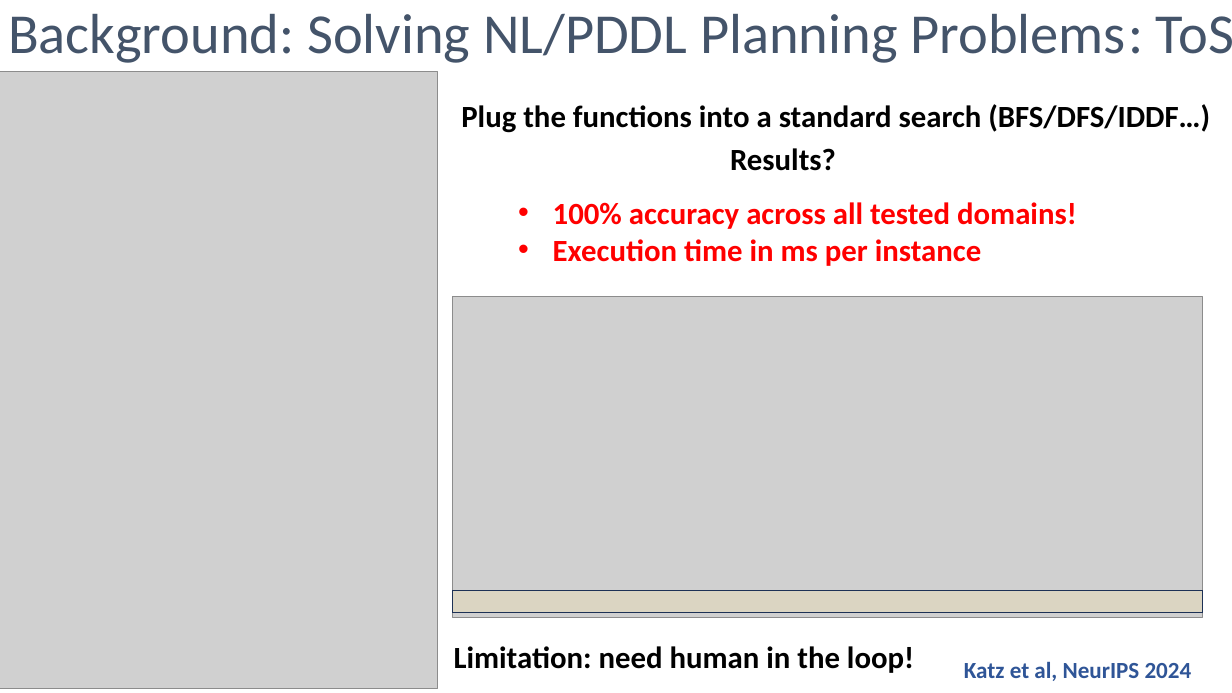
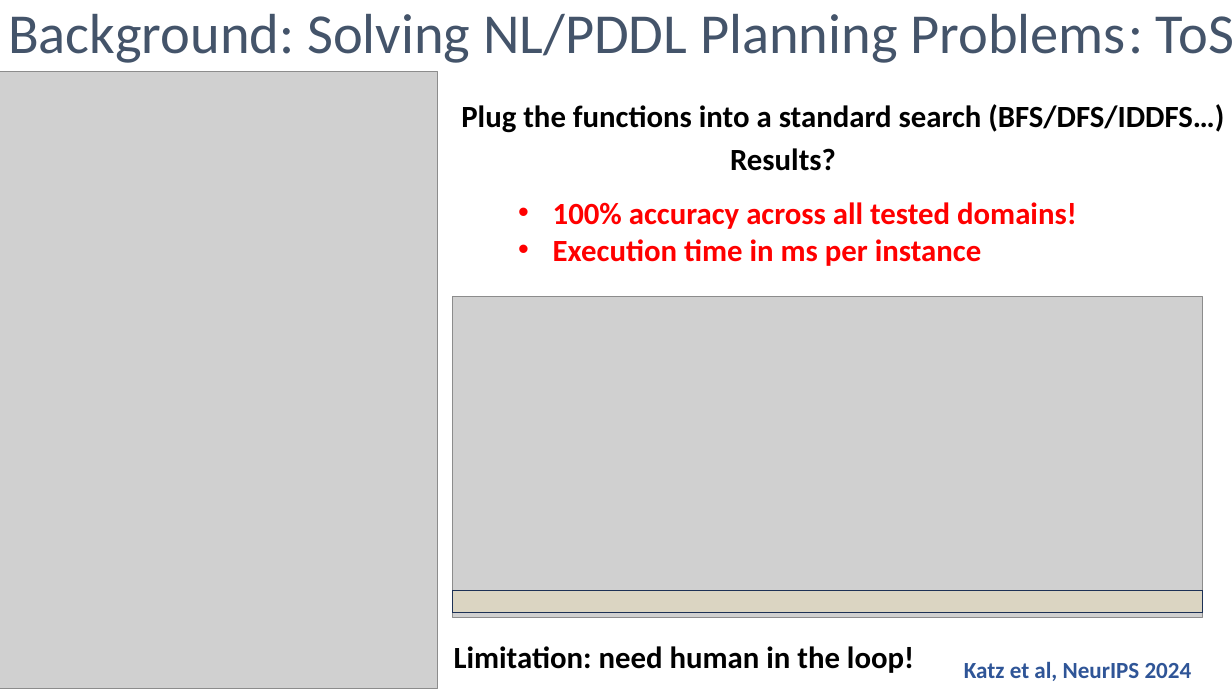
Before and after one commit to michael-katz-ai/michael-katz-ai.github.io, a slide deck: slide 3 of icaps2026/AutoToS - ICAPS 2026.pptx. Drawn at 1232x693 pixels with LibreOffice and Linux fonts; fonts in the diff are those of the drawing; grey boxes stand for pictures. Boxes give left, top, right and bottom in pixels: in the first picture for what was removed or moved away, otherwise in the second. Text is boxed around its words. In the diff, an @@ line names an element or a change of style, - is before the commit and + after.

Commit message:
minor

```diff
--- a/icaps2026/AutoToS - ICAPS 2026.pptx
+++ b/icaps2026/AutoToS - ICAPS 2026.pptx
@@ text at bbox=[461, 104, 1224, 133]: text changed @@
-Plug the functions into a standard search (BFS/DFS/IDDF…)
+Plug the functions into a standard search (BFS/DFS/IDDFS…)
```
